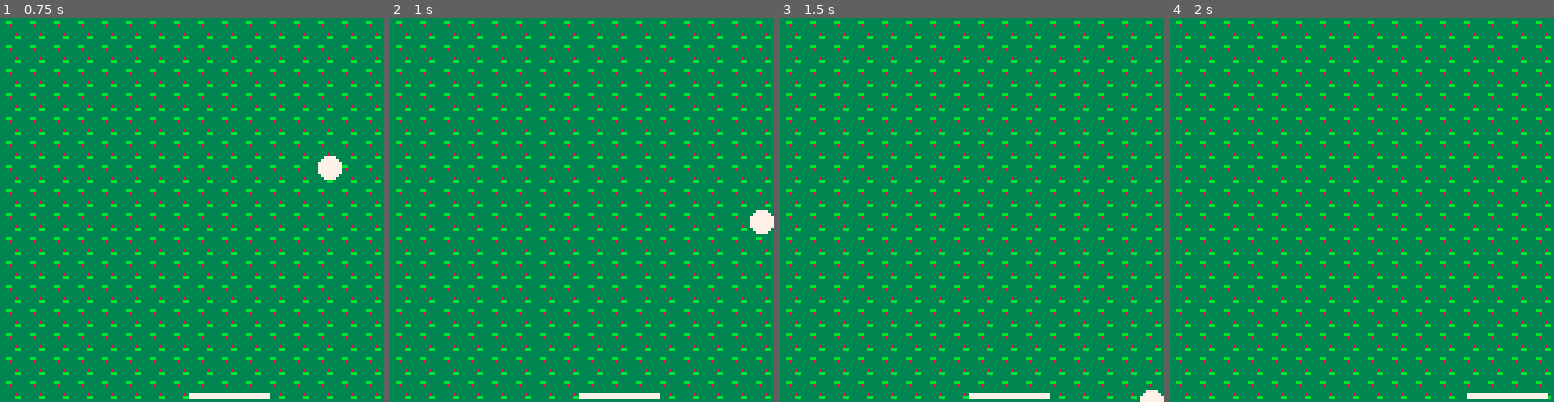
Above: before the commit, frames 1-4 (left to right).
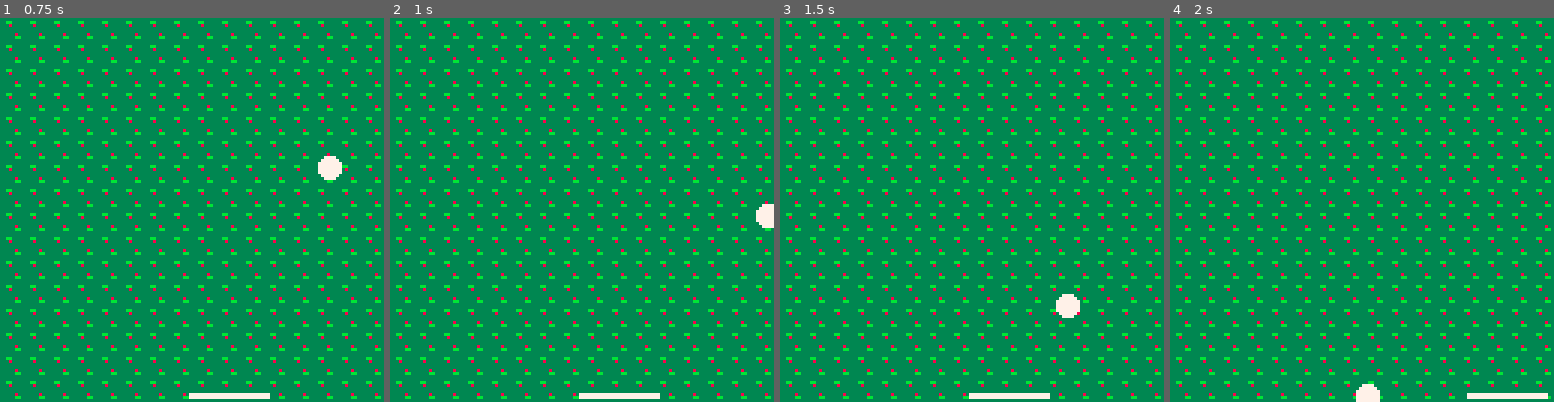
Above: after the commit, the same moments.

Repository: adatechschool/PC-pico8-maraalno
Game: PICO-8 cartridge monjeu.p8
Same seed, same stepped clock (60 frames per second), same inputs: the game is played once before the commit and once after it.
Inputs:
- Up to frame 1 (0.75 s): no input
- Up to frame 2 (1 s): no input
- Up to frame 3 (1.5 s): no input
- Up to frame 4 (2 s): hold Right from 1.6 s (still down)

Frame 1 is identical in both runs. In frame 2, 0.2% of the frame differs, in the area x 93-100%, y 48-57%; in frame 3, 0.5%, in the area x 71-100%, y 71-100%; in frame 4, 0.3%.

Commit message:
[Feature_Code_DeplacementsBalle]v4

Diff:
--- a/monjeu.p8
+++ b/monjeu.p8
@@ -3,7 +3,7 @@
 __lua__
 function _init()
 	p = {x=60,	y=95, speed = 4}
-	ball={x=60, y=0, speed = 2}
+	ball={x=60, y=0, speedx = 2,speedy=2}
 
 
 
@@ -45,13 +45,26 @@
 -- balle
 
 function move_ball()
-		ball.x += ball.speed
-		ball.y += ball.speed
-
-	if(ball.x > 120) then
- ball.x -= ball.speed
- ball.y += ball.speed
- end
+
+	if (ball.x > 120) then
+ 	ball.speedx=-ball.speedx
+ end
+
+ if (ball.y > 120) then
+ 	ball.speedy=-ball.speedy
+ end
+
+ if (ball.x < 0) then
+ 	ball.speedx=-ball.speedx
+ end
+
+ if (ball.y < 0) then
+ 	ball.speedy=-ball.speedy
+ end
+
+ ball.x += ball.speedx
+	ball.y += ball.speedy
+
 end
 
 --function update_balle()
